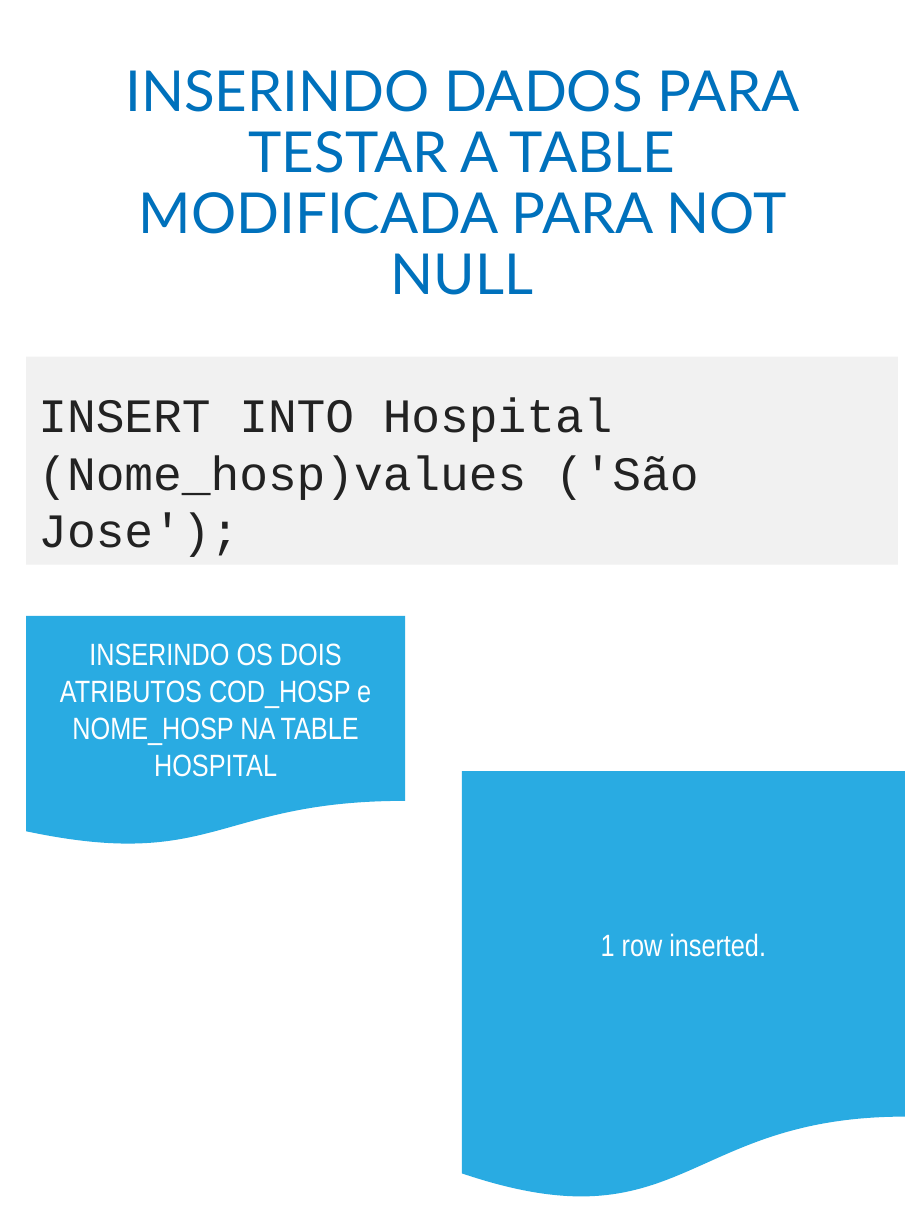
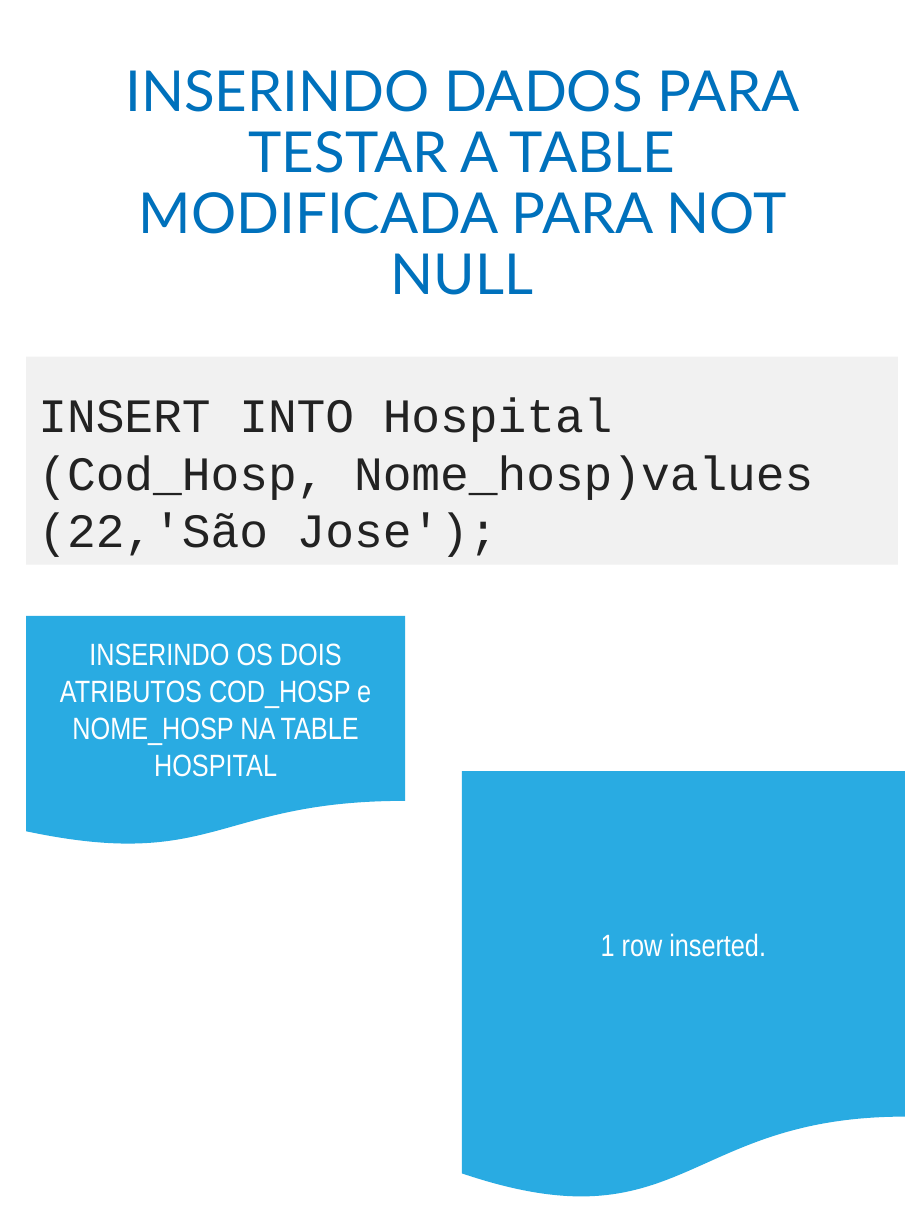
Before and after one commit to adilsonlopesoracle/BancodeDados_Gracas, a slide deck: slide 109 of BANCO DE DADOS_Atualizado.pptx (slide 106 before the commit). Drawn at 924x1232 pixels with LibreOffice and Linux fonts; fonts in the diff are those of the drawing. Boxes give left, top, right and bottom in pixels: in the first picture for what was removed or moved away, otherwise in the second. Text is boxed around its words. In the diff, an @@ line names an element or a change of style, - is before the commit and + after.

```diff
--- a/BANCO DE DADOS_Atualizado.pptx
+++ b/BANCO DE DADOS_Atualizado.pptx
@@ text in rectangle at <box>38,398,813,557</box>: text changed @@
-INSERT INTO Hospital (Nome_hosp)values ('São Jose');
+INSERT INTO Hospital (Cod_Hosp, Nome_hosp)values (22,'São Jose');
```
Also in this commit, not shown: 2 other slides changed, 31 slides added.
